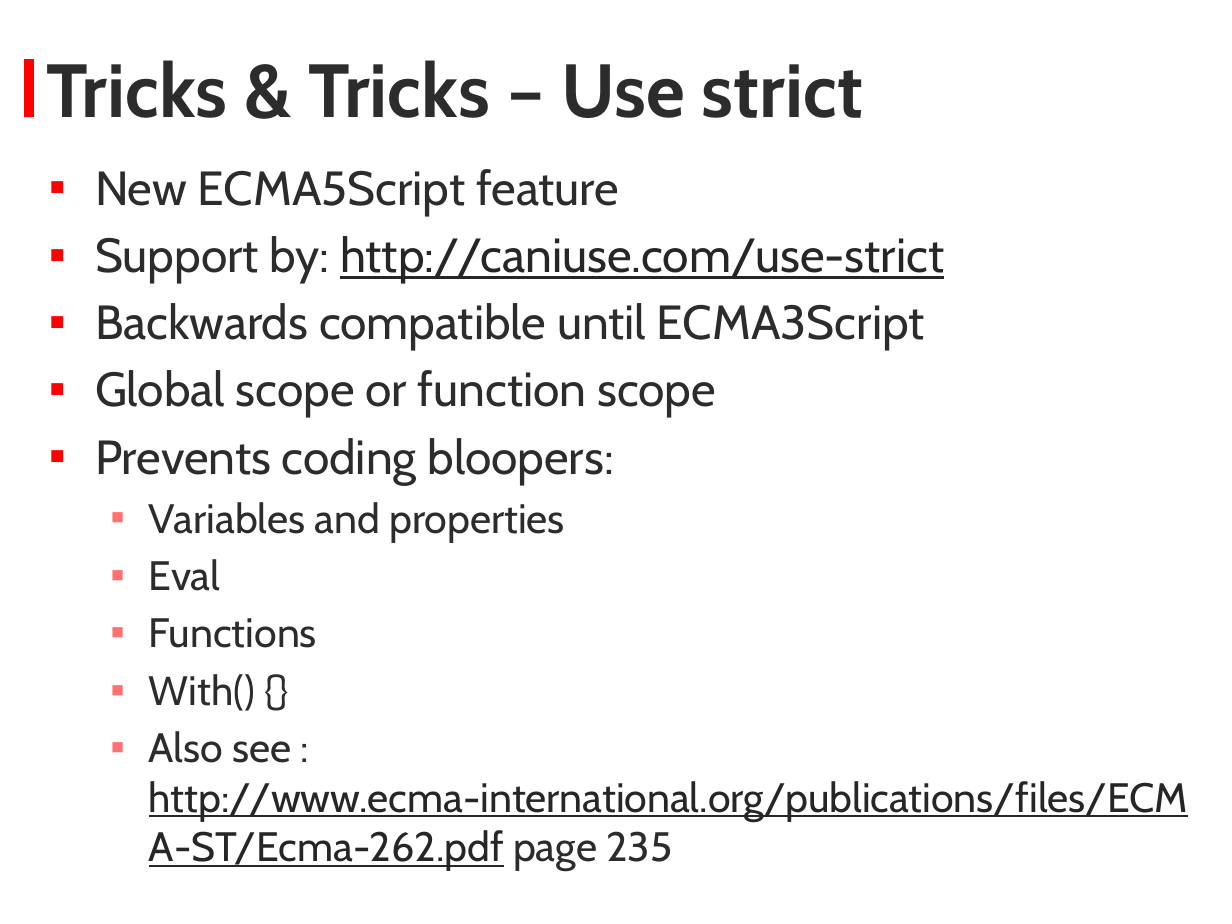
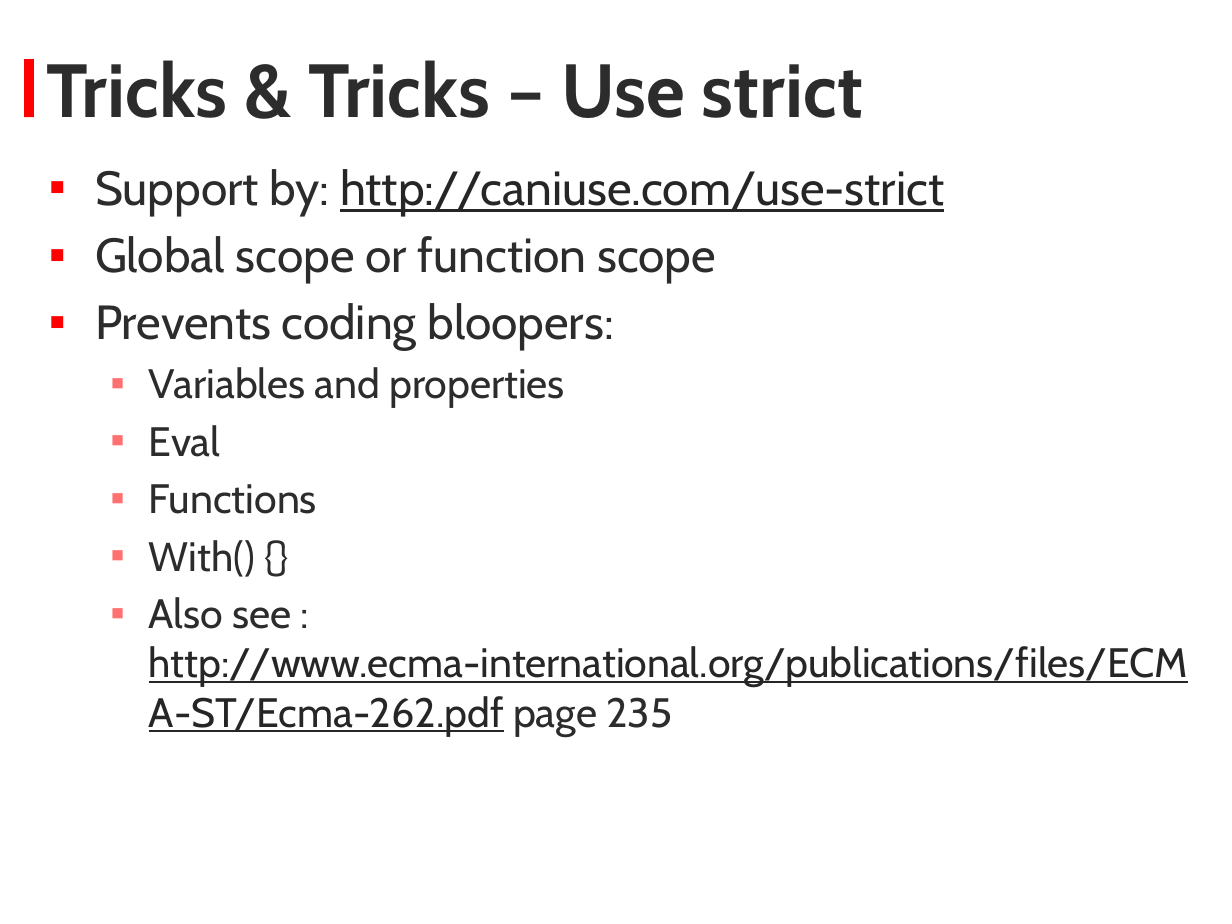
Before and after one commit to KyorCode/Bootcamp2013, a slide deck: slide 7 of Bootcamp_2013_Javascript.pptx. Drawn at 1232x924 pixels with LibreOffice and Linux fonts; fonts in the diff are those of the drawing; background and template pictures are left out. Boxes give left, top, right and bottom in pixels: in the first picture for what was removed or moved away, otherwise in the second. Text is boxed around its words. In the diff, an @@ line names an element or a change of style, - is before the commit and + after.

```diff
--- a/Bootcamp_2013_Javascript.pptx
+++ b/Bootcamp_2013_Javascript.pptx
@@ text at (x1=95, y1=169, x2=619, y2=216): paragraph removed @@
-▪ New ECMA5Script feature
@@ text at (x1=95, y1=303, x2=925, y2=351): paragraph removed @@
-▪ Backwards compatible until ECMA3Script
```
Also in this commit, not shown: 4 other slides changed, 3 other files.
